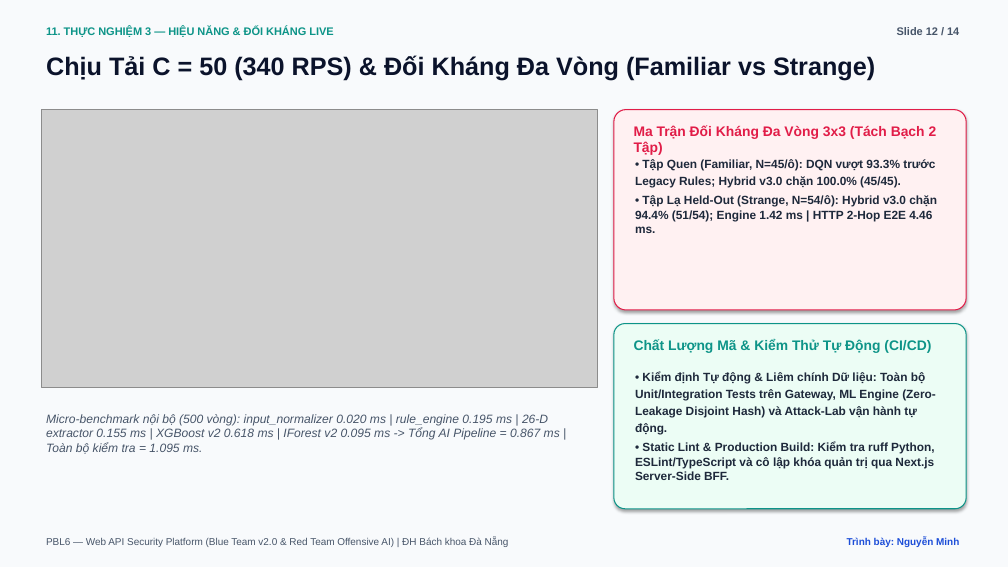
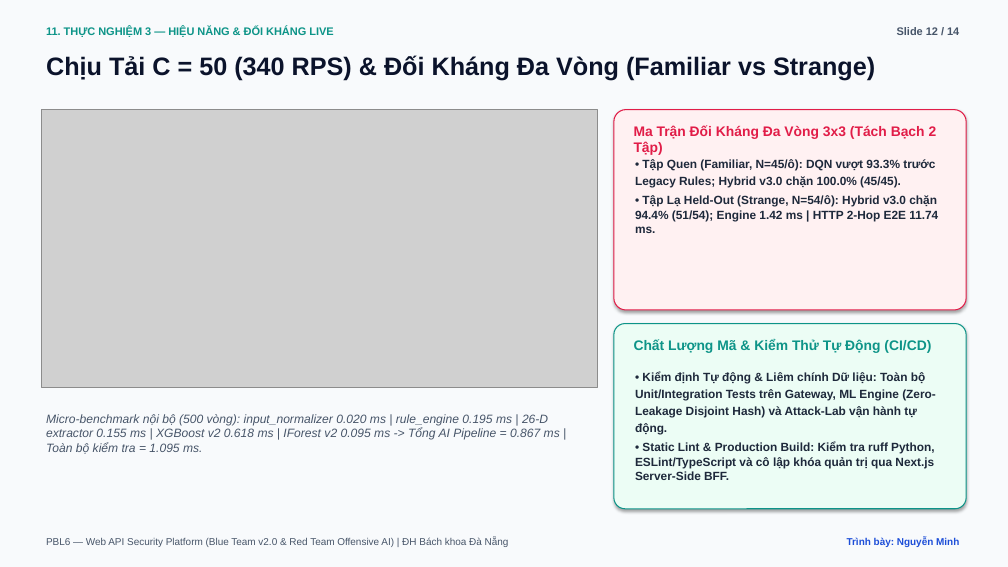
Before and after one commit to vcongggggg/pbl6, a slide deck: slide 12 of docs/reports/PBL6_Academic_Defense_Slides.pptx. Drawn at 1008x567 pixels with LibreOffice and Linux fonts; fonts in the diff are those of the drawing; grey boxes stand for pictures. Boxes give left, top, right and bottom in pixels: in the first picture for what was removed or moved away, otherwise in the second. Text is boxed around its words. In the diff, an @@ line names an element or a change of style, - is before the commit and + after.

Commit message:
feat(phase-c): deliver C1-C5 live http benchmark, 600-ep DQN, FP tuning, thesis matrix & demo rehearsal

```diff
--- a/docs/reports/PBL6_Academic_Defense_Slides.pptx
+++ b/docs/reports/PBL6_Academic_Defense_Slides.pptx
@@ text at <box>635,195,938,233</box>: text changed @@
-• Tập Lạ Held-Out (Strange, N=54/ô): Hybrid v3.0 chặn 94.4% (51/54); Engine 1.42 ms | HTTP 2-Hop E2E 4.46 ms.
+• Tập Lạ Held-Out (Strange, N=54/ô): Hybrid v3.0 chặn 94.4% (51/54); Engine 1.42 ms | HTTP 2-Hop E2E 11.74 ms.
```
Also in this commit, not shown: 1 other slide changed, 14 other files.
